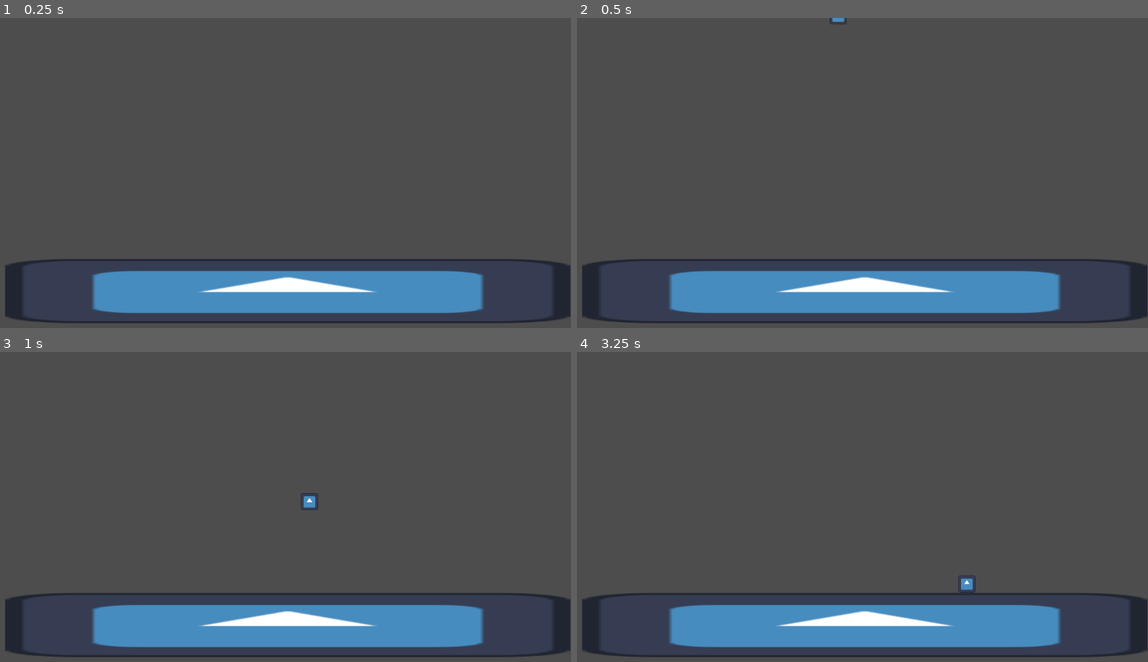
Above: before the commit, frames 1-4 (two rows, left to right).
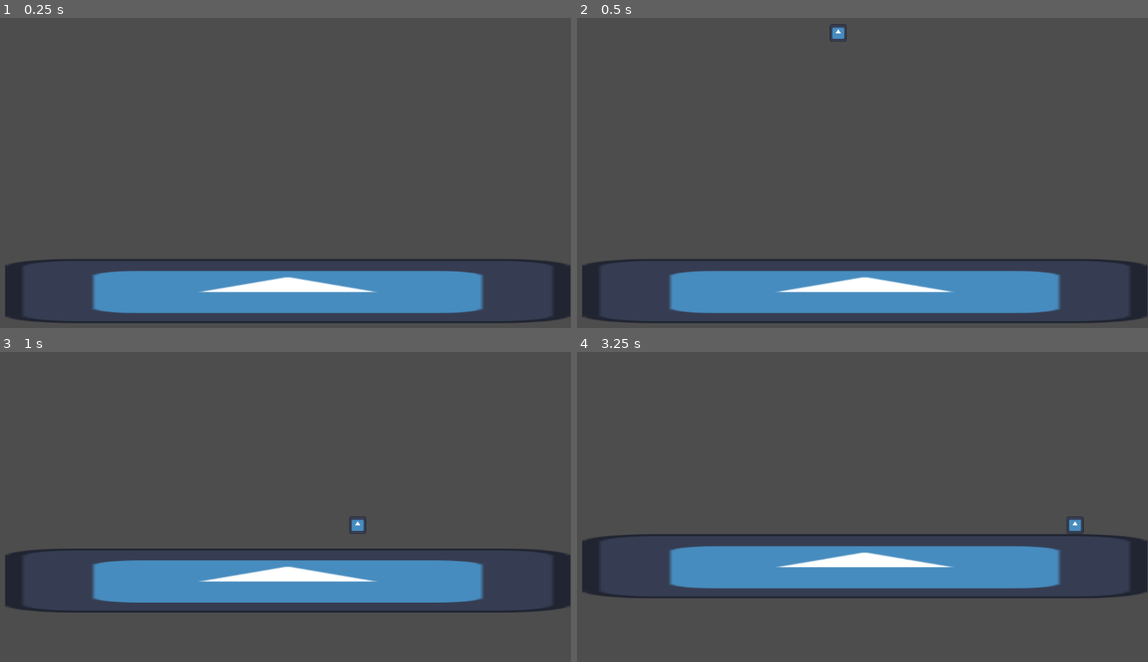
Above: after the commit, the same moments.

Repository: pres2300/ludum_dare_57
Game: Godot game, scene res://levels/level_base.tscn
Two runs of this game, one before a commit and one after it. Both use one fixed random seed, a clock stepped at 60 frames per second and the inputs below. The project has no main scene, so this scene is started directly. The engine's default icon, where the game draws it, is replaced by a stand-in: a white triangle on a blue panel in a dark square.
Inputs:
- Up to frame 1 (0.25 s): no input
- Up to frame 2 (0.5 s): no input
- Up to frame 3 (1 s): hold Right (ui_right) from 0.53 s (still down); hold Space (jump, bound only after the commit) from 0.53 s (still down)
- Up to frame 4 (3.25 s): release Space (jump, bound only after the commit) at 1.28 s; tap Space (jump, bound only after the commit) at 1.35, 1.52, 1.82, 2.85, 3.02 s; release Right (ui_right) at 2.03 s; hold Left (ui_left) 2.03-2.78 s; hold Space (jump, bound only after the commit) 2.03-2.78 s; hold Right (ui_right) from 2.78 s (still down)

Frame 1 is identical in both runs. In frame 2, 0.1% of the frame differs, in the area x 44-48%, y 0-8%; in frame 3, 22%; in frame 4, 23%, in the area x 0-100%, y 52-99%.

Commit message:
jump and jetpack capabilities

Diff:
--- a/player/player.gd
+++ b/player/player.gd
@@ -1,13 +1,16 @@
 extends CharacterBody2D
 
-@export var gravity: float = 750.0
-@export var move_speed: float = 200.0
+@export var gravity: float = 1000.0
+@export var move_speed: float = 400.0
+@export var jump_speed: float = -500.0
+@export var has_jetpack: bool = false
 
 @onready var camera = $Camera2D
 
 func get_input():
 	var right: bool = Input.is_action_pressed("ui_right")
-	var left:bool = Input.is_action_pressed("ui_left")
+	var left: bool = Input.is_action_pressed("ui_left")
+	var jump: bool = Input.is_action_pressed("jump")
 
 	velocity.x = 0.0
 
@@ -17,11 +20,16 @@
 	if left:
 		velocity.x = -move_speed
 
+	if jump and is_on_floor() and not has_jetpack:
+		velocity.y = jump_speed
+	elif jump and has_jetpack:
+		velocity.y = jump_speed
+
 func _ready():
 	camera.limit_left = 0
+	camera.limit_right = get_viewport().get_visible_rect().size.x
 	camera.limit_top = 0
-	camera.limit_bottom = get_viewport().get_visible_rect().size.y
-	camera.limit_right = get_viewport().get_visible_rect().size.x
+	#camera.limit_bottom = get_viewport().get_visible_rect().size.y
 
 func _physics_process(delta: float) -> void:
 	velocity.y += gravity*delta
--- a/project.godot
+++ b/project.godot
@@ -48,3 +48,8 @@
 , Object(InputEventKey,"resource_local_to_scene":false,"resource_name":"","device":-1,"window_id":0,"alt_pressed":false …(183 unchanged characters)…
 ]
 }
+jump={
+"deadzone": 0.2,
+"events": [Object(InputEventKey,"resource_local_to_scene":false,"resource_name":"","device":-1,"window_id":0,"alt_pressed":false,"shift_pressed":false,"ctrl_pressed":false,"meta_pressed":false,"pressed":false,"keycode":0,"physical_keycode":32,"key_label":0,"unicode":32,"location":0,"echo":false,"script":null)
+]
+}
